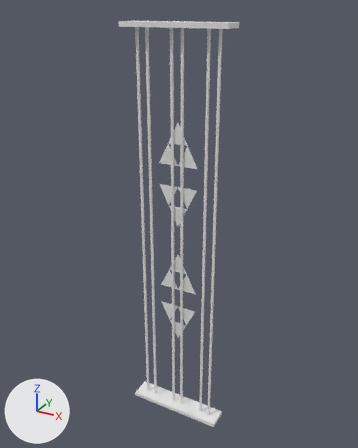
An edit to the FBX model Assets/Arts/Models/model_wall_04.fbx, drawn before and after from the same camera.
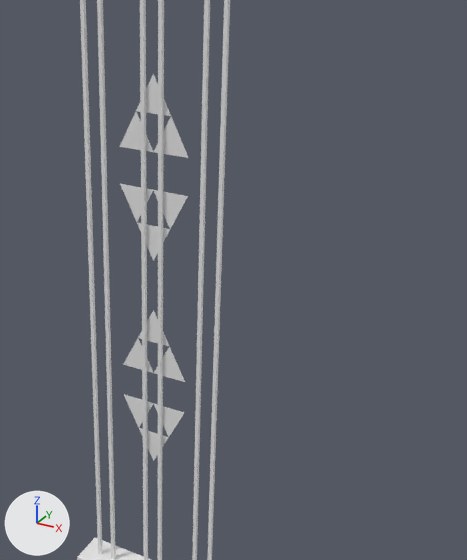
Each version is shown whole from a 50 mm lens placed at (1.61, -3.8, 4.14), pointed at (-0.53, 0.08, 2.2), then close up on the part from 26% to 99% of the width and 18% to 88% of the height. The axes (+X, +Y, +Z) are drawn at lower left. The lights are the same throughout. Where no turn or scale is listed for an object, it has been applied to the vertices.

The older version as bpy lines, for what is in view:
```python
me_plane_031 = bpy.data.meshes.new('Plane.031')
me_plane_031.from_pydata(...)  # 136 vertices, 100 faces; spans x -1.0..0.0, y -0.11..0.11, z 0.0..4.02
me_plane_031.materials.append(mat_material_004)  # white #e7e7e7
ob_plane_038 = bpy.data.objects.new('Plane.038', me_plane_031)
ob_plane_038.location = (0.0, 0.0, 0.0)
```
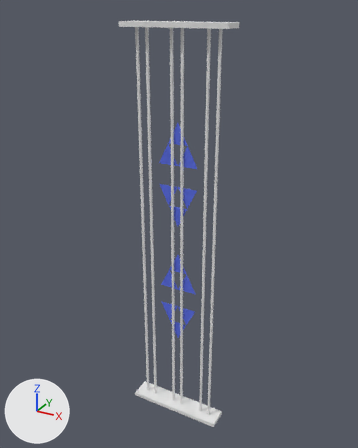
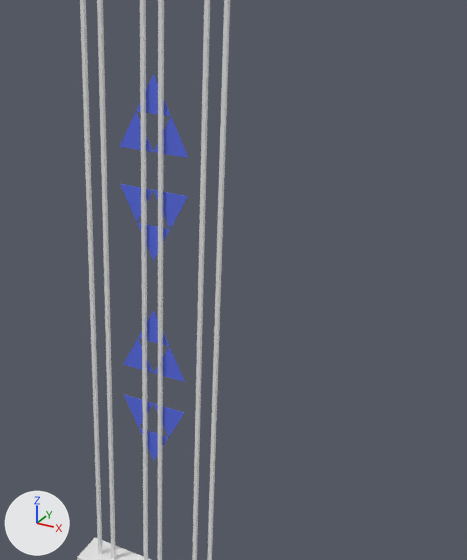
Scene script edits in JSON lines:
```json
{"op": "add", "block": "mat_material_002", "code": ["mat_material_002 = principled_material('Material.002')", "mat_material_002.base_color = (0.101, 0.153, 0.8)  # blue #596de7"]}
{"block": "me_plane_031", "where": "me_plane_031.from_pydata(...)  # 136 vertices, 100 faces; spans x -1.0..0.0, y -0.11..0.11, z 0.0..4.02"}
{"block": "me_plane_031", "where": "# used by ob_plane_038; location = (0.0, 0.0, 0.0)"}
{"block": "me_plane_031", "change": "me_plane_031 part 1: all 30 faces centred in x -0.65..-0.35, y 0.01, z 1.0..1.8 switch from mat_material_004 (white #e7e7e7) to mat_material_002 (blue #596de7)"}
{"block": "me_plane_031", "change": "me_plane_031 part 2: all 30 faces centred in x -0.65..-0.35, y 0.01, z 2.3..3.1 switch from mat_material_004 (white #e7e7e7) to mat_material_002 (blue #596de7)"}
```

Where the change shows, as pixel boxes (x1, y1, x2, y2) in the close-ups (467 x 560 px):
```json
{"part": 1, "of": "me_plane_031", "change": "recoloured", "before": [123, 310, 185, 461], "after": [123, 310, 185, 461], "on screen": "white to blue"}
{"part": 2, "of": "me_plane_031", "change": "recoloured", "before": [120, 74, 189, 261], "after": [120, 74, 189, 261], "on screen": "white to blue"}
```
